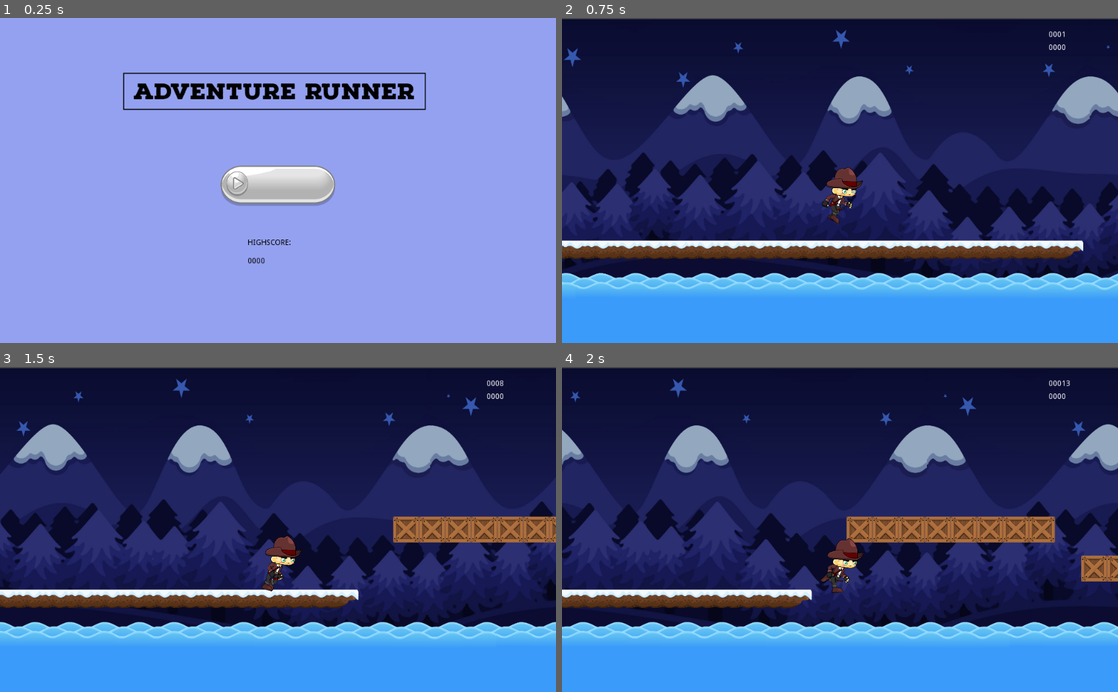
Above: before the commit, frames 1-4 (two rows, left to right).
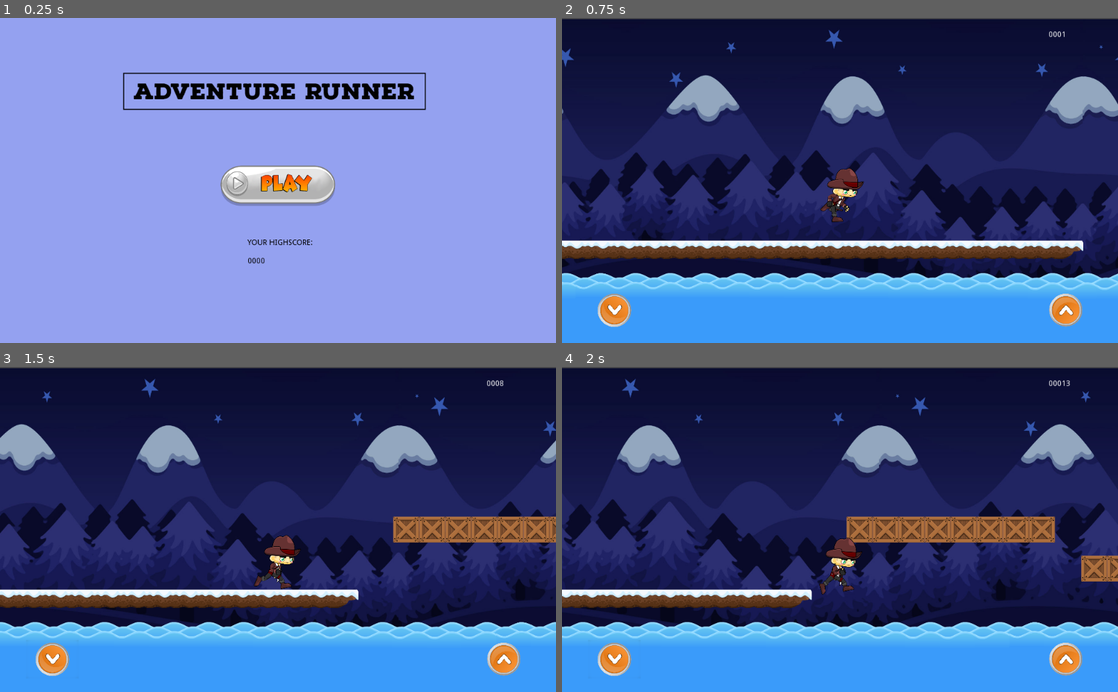
Above: after the commit, the same moments.

Repository: RahulBarna00/EndlessRunner
Game: Godot game, scene res://Assets/Scenes/MainUI.tscn
Same seed, same stepped clock (60 frames per second), same inputs: the game is played once before the commit and once after it.
Inputs (mouse positions are in pixels of both pictures, inside the frame that each line leads up to):
- Up to frame 1 (0.25 s): no input
- Up to frame 2 (0.75 s): click (840, 187) at 0.5 s
- Up to frame 3 (1.5 s): click (50, 659) at 1.27 s
- Up to frame 4 (2 s): no input

The runs differ from the first frame. In frame 1, 0.5% of the frame differs, in the area x 44-57%, y 47-70%; in frame 2, 9.2%; in frame 3, 15%; in frame 4, 18%, in the area x 0-100%, y 3-96%.

Commit message:
Final Without ads

Diff:
--- a/Assets/Scenes/MainScene.tscn
+++ b/Assets/Scenes/MainScene.tscn
@@ -1,10 +1,12 @@
-[gd_scene load_steps=6 format=2]
+[gd_scene load_steps=8 format=2]
 
 [ext_resource path="res://Assets/Scenes/Parallax.tscn" type="PackedScene" id=1]
 [ext_resource path="res://Assets/Scenes/Player.tscn" type="PackedScene" id=2]
 [ext_resource path="res://Assets/Scripts/cameraController.gd" type="Script" id=3]
 [ext_resource path="res://Assets/Scenes/Spwaner.tscn" type="PackedScene" id=4]
 [ext_resource path="res://Assets/Scripts/Spawner.gd" type="Script" id=5]
+[ext_resource path="res://Assets/Materials/Decors/down.png" type="Texture" id=6]
+[ext_resource path="res://Assets/Materials/Decors/up.png" type="Texture" id=7]
 
 [node name="MainScene" type="Node2D"]
 script = ExtResource( 5 )
@@ -32,8 +34,25 @@
 margin_right = 960.0
 margin_bottom = 40.0
 
-[node name="highscore" type="Label" parent="CanvasLayer"]
-margin_left = 896.0
-margin_top = 48.0
-margin_right = 960.0
-margin_bottom = 64.0
+[node name="down" type="Button" parent="CanvasLayer"]
+margin_left = 48.0
+margin_top = 504.0
+margin_right = 920.0
+margin_bottom = 1149.0
+rect_scale = Vector2( 0.111394, 0.110651 )
+icon = ExtResource( 6 )
+flat = true
+
+[node name="up" type="Button" parent="CanvasLayer"]
+margin_left = 880.0
+margin_top = 504.0
+margin_right = 1752.0
+margin_bottom = 1149.0
+rect_scale = Vector2( 0.109832, 0.109023 )
+icon = ExtResource( 7 )
+flat = true
+
+[connection signal="button_down" from="CanvasLayer/down" to="Player" method="_on_down_button_down"]
+[connection signal="button_up" from="CanvasLayer/down" to="Player" method="_on_down_button_up"]
+[connection signal="button_down" from="CanvasLayer/up" to="Player" method="_on_up_button_down"]
+[connection signal="button_up" from="CanvasLayer/up" to="Player" method="_on_up_button_up"]
--- a/Assets/Scenes/Player.tscn
+++ b/Assets/Scenes/Player.tscn
@@ -50,5 +50,5 @@
 scale = Vector2( 0.866265, 0.866265 )
 frames = SubResource( 3 )
 animation = "RUN"
-frame = 3
+frame = 6
 playing = true
--- a/Assets/Scripts/Background.gd
+++ b/Assets/Scripts/Background.gd
@@ -2,4 +2,4 @@
 
 #warning-ignore:unused_argument
 func _process(delta):
-	scroll_base_offset -= Vector2(4,0)
+	scroll_base_offset -= Vector2(5,0)
--- a/Assets/Scripts/MainUI.gd
+++ b/Assets/Scripts/MainUI.gd
@@ -6,7 +6,7 @@
 
 func _ready():
 	load_score()
-	temp2 = "HighScore: \n\n000" + str(highscore)
+	temp2 = "Your HighScore: \n\n000" + str(highscore)
 	$"highscore".text=temp2
 
 func _on_Button_button_down():
--- a/Assets/Scripts/Player.gd
+++ b/Assets/Scripts/Player.gd
@@ -10,19 +10,39 @@
 onready var sprite = $AnimatedSprite
 
 func _physics_process(delta):
+	#sprite.play("RUN")
 	vel.y += gravity * delta
-	if is_on_floor() and !Input.is_action_just_pressed("down") and !Input.is_action_pressed("jump"):
+
+	#elif Input.is_action_pressed("jump") and is_on_floor():
+	#	sprite.play("JUMP")
+	#	vel.y -= jumpForce
+
+	if is_on_floor():
 		gravity = 1250
 		sprite.play("RUN")
-
-	elif Input.is_action_pressed("jump") and is_on_floor():
-		sprite.play("JUMP")
-		vel.y -= jumpForce
-
-	elif Input.is_action_just_pressed("down"):
-		gravity = 4000
 
 	vel = move_and_slide(vel, Vector2.UP)
 
 func die ():
 	get_tree().change_scene("res://Assets/Scenes/MainUI.tscn")
+	#yield(get_tree().create_timer(0.5),"timeout")
+
+func _on_down_button_down():
+	gravity = 4000
+
+func _on_down_button_up():
+	if is_on_floor():
+		sprite.play("RUN")
+	else:
+		sprite.play("JUMP")
+
+func _on_up_button_down():
+	sprite.play("JUMP")
+	if is_on_floor():
+		vel.y -= jumpForce
+
+func _on_up_button_up():
+	if is_on_floor():
+		sprite.play("RUN")
+	else:
+		sprite.play("JUMP")
--- a/Assets/Scripts/Spawner.gd
+++ b/Assets/Scripts/Spawner.gd
@@ -5,7 +5,7 @@
 var temp
 var temp2
 var score
-var time=0
+var time = 0
 
 var start = [
 	preload("res://Assets/Scenes/Ground/Easy/Plain.tscn")
@@ -39,10 +39,6 @@
 	score= "000"+str(temp)
 
 	$"CanvasLayer/score".text=score
-
-	temp2 = "000"+str(highscore)
-
-	$"CanvasLayer/highscore".text=temp2
 
 	if temp>highscore:
 		save_score()
--- a/project.godot
+++ b/project.godot
@@ -8,11 +8,82 @@
 
 config_version=4
 
+[admob]
+
+config={
+"banner": {
+"position": 1,
+"respect_safe_area": true,
+"show_instantly": true,
+"size": "BANNER",
+"unit_ids": {
+"Android": {
+"standard": "ca-app-pub-3940256099942544/6300978111"
+},
+"iOS": {
+"standard": "ca-app-pub-3940256099942544/2934735716"
+}
+}
+},
+"debug": {
+"is_debug_on_release": false,
+"is_real": true,
+"is_test_europe_user_consent": false
+},
+"general": {
+"is_enabled": true,
+"is_for_child_directed_treatment": false,
+"max_ad_content_rating": "PG"
+},
+"interstitial": {
+"unit_ids": {
+"Android": {
+"standard": "ca-app-pub-3940256099942544/1033173712"
+},
+"iOS": {
+"standard": "ca-app-pub-3940256099942544/4411468910"
+}
+}
+},
+"rewarded": {
+"unit_ids": {
+"Android": {
+"standard": "ca-app-pub-3940256099942544/5224354917"
+},
+"iOS": {
+"standard": "ca-app-pub-3940256099942544/1712485313"
+}
+}
+},
+"rewarded_interstitial": {
+"unit_ids": {
+"Android": {
+"standard": "ca-app-pub-3940256099942544/5354046379"
+},
+"iOS": {
+"standard": "ca-app-pub-3940256099942544/6978759866"
+}
+}
+}
+}
+
 [application]
 
 config/name="Adventure Runner"
 run/main_scene="res://Assets/Scenes/MainUI.tscn"
 config/icon="res://icon.png"
+
+[display]
+
+window/size/resizable=false
+window/size/borderless=true
+window/handheld/orientation="sensor_landscape"
+window/stretch/mode="viewport"
+window/stretch/aspect="expand"
+
+[editor_plugins]
+
+enabled=PoolStringArray(  )
 
 [global]
 
Binary file changed: Assets/Materials/Decors/Button.png
Binary file added: Assets/Materials/Decors/down.png
Not shown, added: Assets/Materials/Decors/down.png.import
Binary file added: Assets/Materials/Decors/up.png
Not shown, added: Assets/Materials/Decors/up.png.import
Binary file added: Assets/Player/Die/Die (1).png
Not shown, added: Assets/Player/Die/Die (1).png.import
Binary file added: Assets/Player/Die/Die (10).png
Not shown, added: Assets/Player/Die/Die (10).png.import
Binary file added: Assets/Player/Die/Die (2).png
Not shown, added: Assets/Player/Die/Die (2).png.import
Binary file added: Assets/Player/Die/Die (3).png
(and 34 more such lines)
